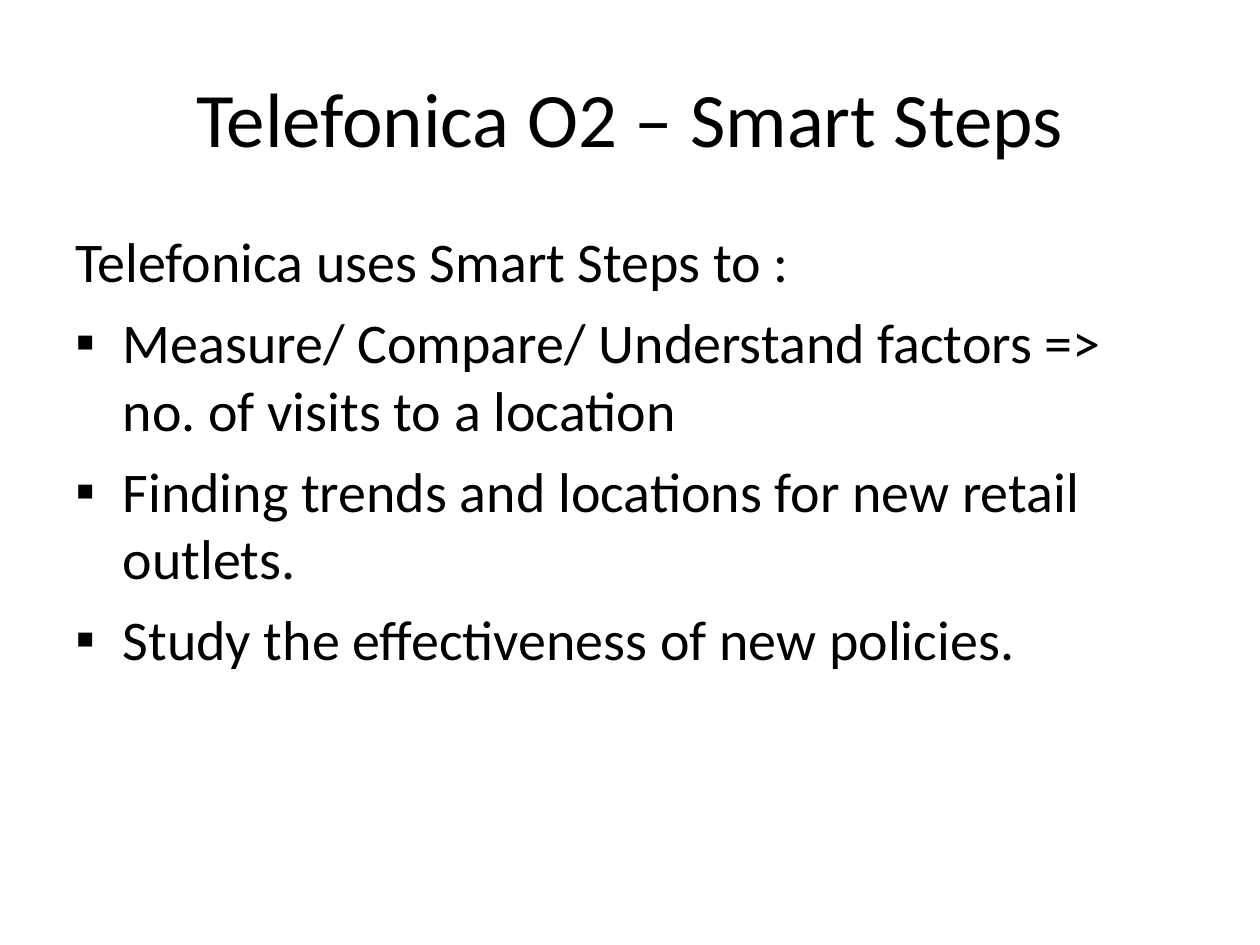
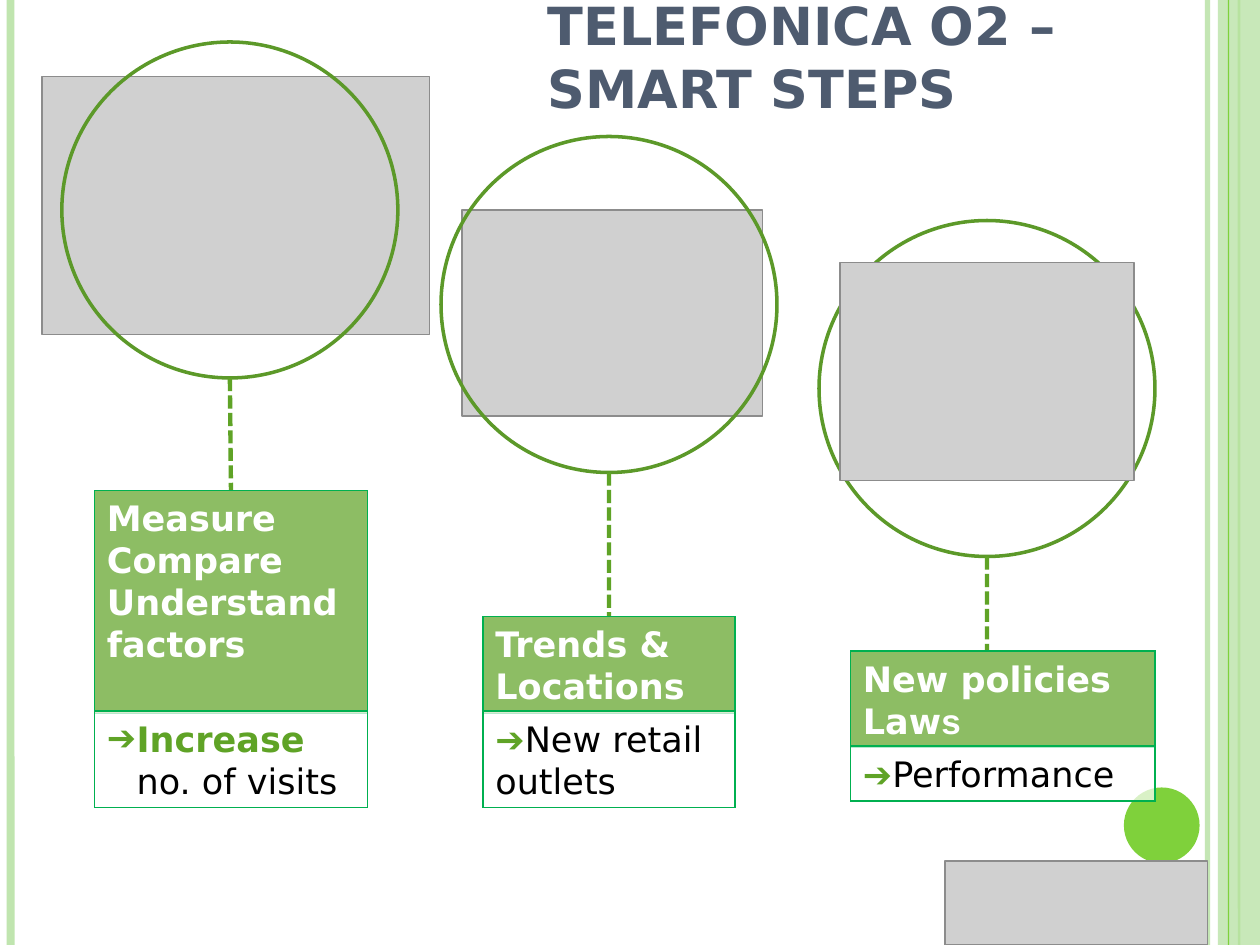
Before and after one commit to NUS-Anonymous/LTA-Data, a slide deck: slide 5 of Business Final Presentation/Presentation1.ppt (slide 3 before the commit). Drawn at 1260x945 pixels with LibreOffice and Linux fonts; fonts in the diff are those of the drawing; grey boxes stand for pictures. Boxes give left, top, right and bottom in pixels: in the first picture for what was removed or moved away, otherwise in the second. Text is boxed around its words. In the diff, an @@ line names an element or a change of style, - is before the commit and + after.

```diff
--- a/Business Final Presentation/Presentation1.ppt
+++ b/Business Final Presentation/Presentation1.ppt
@@ line added from (10, 0) to (10, 945), #C0E5AF 4.51 pt @@
@@ title "TELEFONICA O2 – SMART STEPS" at (x1=548, y1=6, x2=1011, y2=109): vertical alignment middle to bottom @@
@@ title at (x1=548, y1=6, x2=1011, y2=109): text changed; size 44 to 30 pt; font Calibri to DejaVu Sans; text colour #000000 to #4E5B6F; bold on @@
-Telefonica O2 – Smart Steps
+TELEFONICA O2 – SMART STEPS
@@ line added from (1207, 0) to (1207, 945), #C0E5AF 3 pt @@
@@ rectangle added at (x1=1218, y1=0, x2=1260, y2=945), fill #C0E5AF at 87% opacity @@
@@ line added from (1228, 0) to (1228, 945), #7FD13B 0.74 pt @@
@@ line added from (1239, 0) to (1239, 945), #7FD13B 1.5 pt @@
@@ ellipse added at (x1=62, y1=42, x2=398, y2=378), outline #5C9929 2.01 pt @@
@@ picture added at (x1=42, y1=77, x2=428, y2=335) @@
@@ ellipse added at (x1=441, y1=136, x2=777, y2=472), outline #5C9929 2.01 pt @@
@@ picture added at (x1=462, y1=210, x2=764, y2=417) @@
@@ ellipse added at (x1=819, y1=220, x2=1155, y2=557), outline #5C9929 2.01 pt @@
@@ text removed at (x1=75, y1=243, x2=1079, y2=669) @@
-Telefonica uses Smart Steps to :
-▪ Measure/ Compare/ Understand factors => no. of visits to a location
-▪ Finding trends and locations for new retail outlets.
-▪ Study the effectiveness of new policies.
@@ picture added at (x1=840, y1=262, x2=1134, y2=480) @@
@@ line added from (229, 378) to (231, 490), #5FA326 2.49 pt dashed @@
@@ line added from (609, 472) to (609, 616), #5FA326 2.49 pt dashed @@
@@ rectangle added at (x1=94, y1=490, x2=368, y2=713), fill #5FA326 at 71% opacity, outline #00B050 0.74 pt, 20 pt, text #FFFFFF, bold @@
+Measure Compare
+Understand factors
@@ line added from (987, 557) to (987, 651), #5FA326 2.49 pt dashed @@
@@ rectangle added at (x1=483, y1=616, x2=735, y2=713), fill #5FA326 at 71% opacity, outline #00B050 0.74 pt, 20 pt, text #FFFFFF, bold @@
+Trends & Locations
@@ rectangle added at (x1=850, y1=651, x2=1155, y2=748), fill #5FA326 at 71% opacity, outline #00B050 0.74 pt, 20 pt, text #FFFFFF, bold @@
+New policies
+Laws
@@ rectangle added at (x1=94, y1=711, x2=368, y2=808), fill #FFFFFF at 71% opacity, outline #00B050 0.74 pt, 20 pt, text #000000 @@
+➔ Increase no. of visits
@@ rectangle added at (x1=483, y1=711, x2=735, y2=808), fill #FFFFFF at 71% opacity, outline #00B050 0.74 pt, 20 pt, text #000000 @@
+➔New retail outlets
@@ rectangle added at (x1=850, y1=746, x2=1155, y2=801), fill #FFFFFF at 71% opacity, outline #00B050 0.74 pt, 20 pt, text #000000 @@
+➔Performance
@@ ellipse added at (x1=1124, y1=788, x2=1200, y2=863), fill #7FD13B @@
@@ picture added at (x1=945, y1=861, x2=1207, y2=945) @@
```
Also in this commit, not shown: 20 other slides changed, 4 slides added, 2 slides removed, 26 other files.
